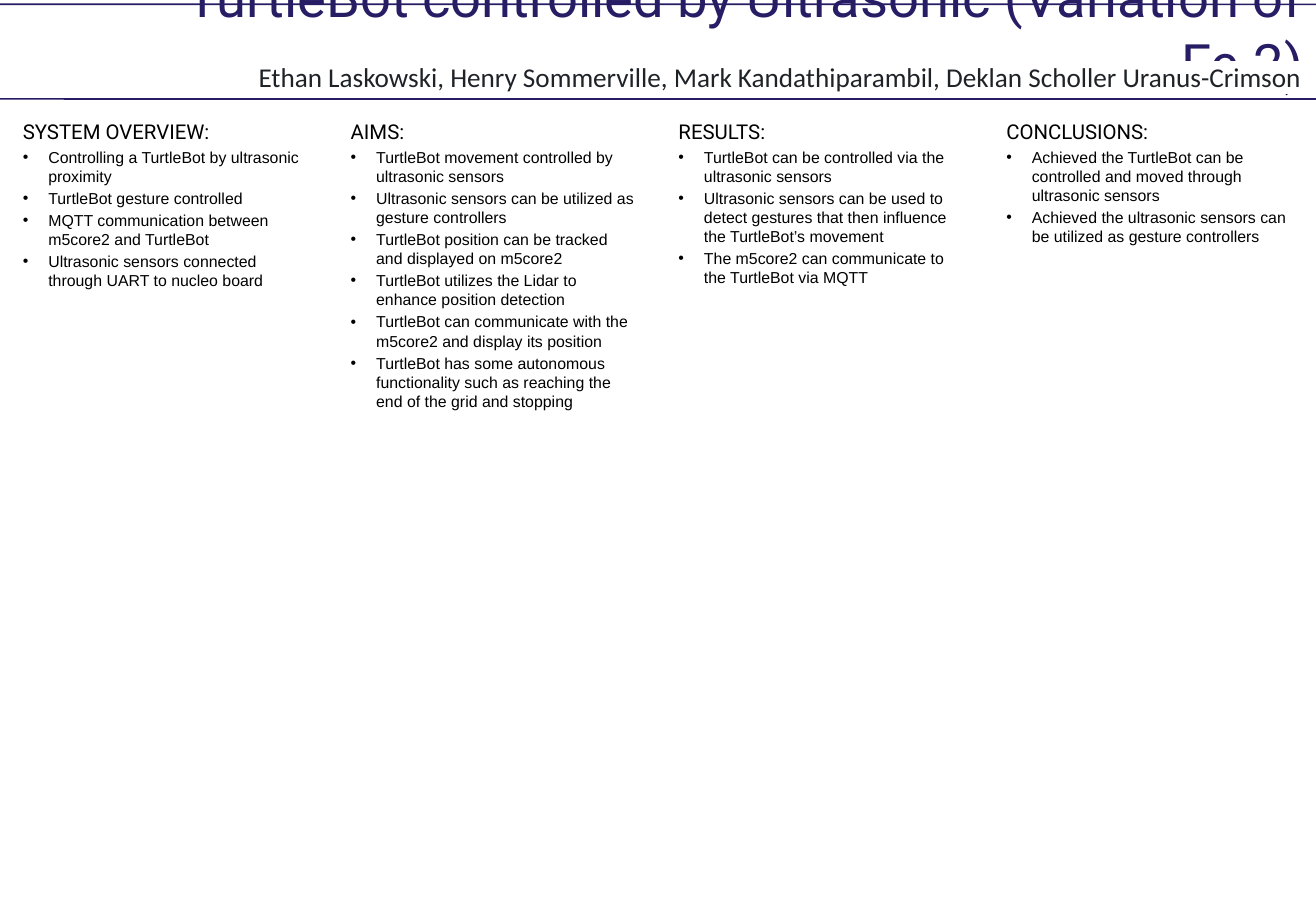
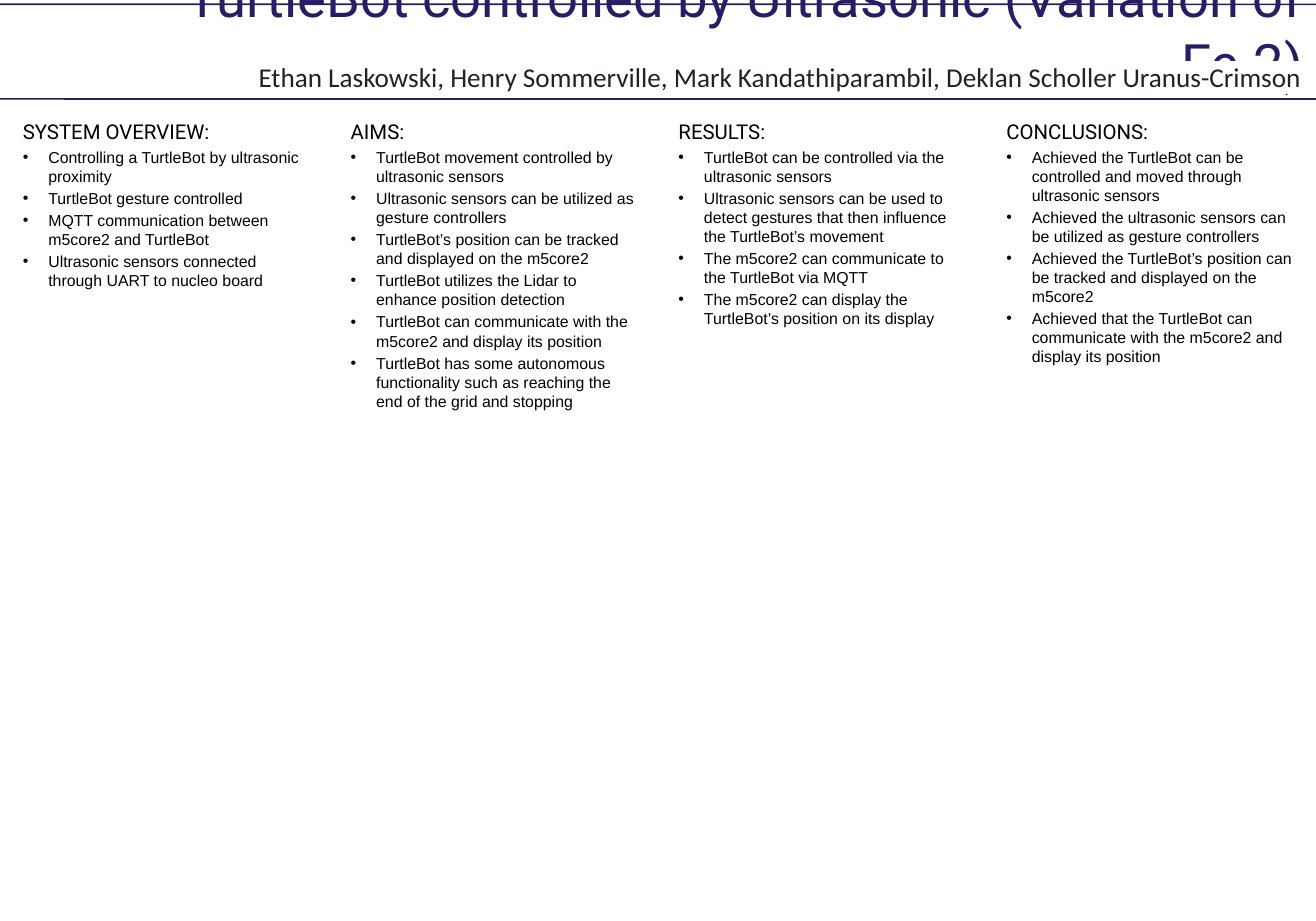
Before and after one commit to s4698486-Ethan/CSSE4011-Uranus-Crimson, a slide deck: slide 1 of Project Information Files/Poster.pptx. Drawn at 1316x921 pixels with LibreOffice and Linux fonts; fonts in the diff are those of the drawing. Boxes give left, top, right and bottom in pixels: in the first picture for what was removed or moved away, otherwise in the second. Text is boxed around its words. In the diff, an @@ line names an element or a change of style, - is before the commit and + after.

Commit message:
Updates the results and conclusions
Still need to add images to the poster

```diff
--- a/Project Information Files/Poster.pptx
+++ b/Project Information Files/Poster.pptx
@@ text at <box>376,233,619,268</box>: text changed @@
-• TurtleBot position can be tracked and displayed on m5core2
+• TurtleBot’s position can be tracked and displayed on the m5core2
@@ text at <box>1032,252,1292,366</box>: paragraphs added @@
+• Achieved the TurtleBot’s position can be tracked and displayed on the m5core2
+• Achieved that the TurtleBot can communicate with the m5core2 and display its position
@@ text at <box>704,293,934,328</box>: paragraph added @@
+• The m5core2 can display the TurtleBot’s position on its display
```
